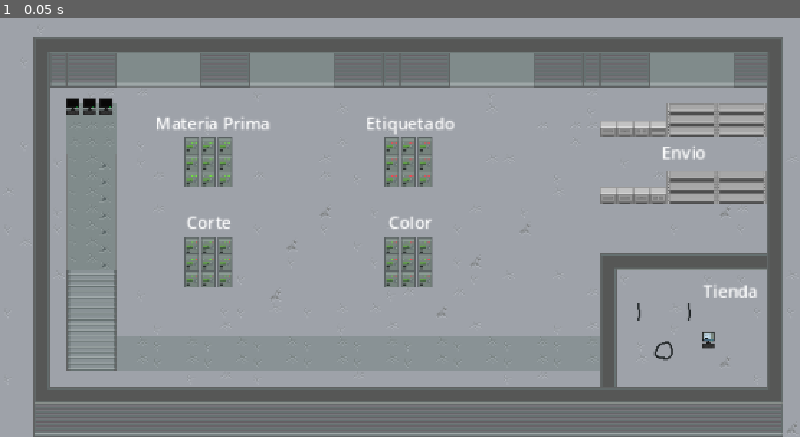
Above: before the commit, frame 1.
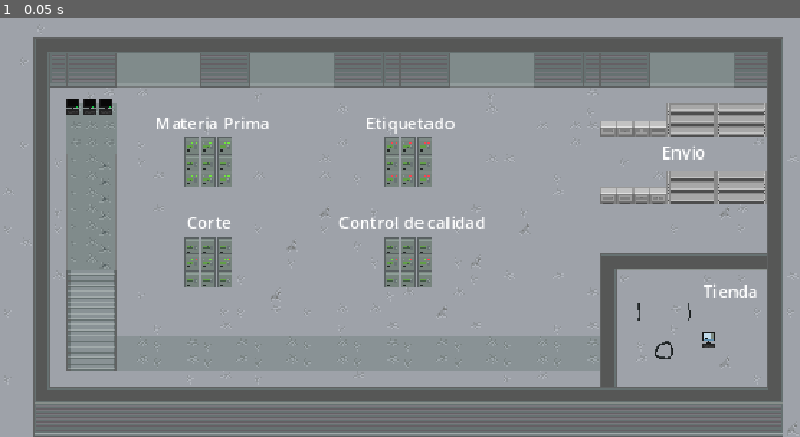
Above: after the commit, the same moment.

Repository: Fet-bleh/Mini-mermelada
Game: Godot game, scene res://node_2d.tscn
The game is run twice, just before and just after one commit, with the same random seed, the same clock (stepped at 60 frames per second) and the same inputs.
Inputs:
- Up to frame 1 (0.05 s): no input

The runs differ from the first frame. In frame 1, 1.0% of the frame differs, in the area x 8-96%, y 19-83%.

Commit message:
name+basemaquina
polnito

Diff:
--- /dev/null
+++ b/BaseMaquina.tscn
@@ -0,0 +1,18 @@
+[gd_scene format=3 uid="uid://cy38aoo3vhijo"]
+
+[ext_resource type="Script" uid="uid://n2u0vepuigie" path="res://OpenMachineState.gd" id="1_q03cx"]
+
+[sub_resource type="RectangleShape2D" id="RectangleShape2D_7i21o"]
+size = Vector2(1150, 646)
+
+[node name="BaseMaquina1" type="Node2D" unique_id=1196690787]
+
+[node name="AreaMaquina1" type="Area2D" parent="." unique_id=1761826244]
+position = Vector2(482, 253)
+
+[node name="ColisionMaquina1" type="CollisionShape2D" parent="AreaMaquina1" unique_id=779081971]
+position = Vector2(95, 72)
+shape = SubResource("RectangleShape2D_7i21o")
+script = ExtResource("1_q03cx")
+
+[connection signal="input_event" from="AreaMaquina1" to="AreaMaquina1/ColisionMaquina1" method="_on_area_maquina_input_event"]
--- /dev/null
+++ b/OpenMachineState.gd
@@ -0,0 +1,17 @@
+extends CollisionShape2D
+
+
+# Called when the node enters the scene tree for the first time.
+func _ready():
+	pass # Replace with function body.
+
+
+# Called every frame. 'delta' is the elapsed time since the previous frame.
+func _process(delta):
+	pass
+
+
+
+
+func _on_area_maquina_input_event(viewport, event, shape_idx):
+	if event is InputEventMouseButton and event.button_index == MOUSE_BUTTON_LEFT:
--- /dev/null
+++ b/main.gd
@@ -0,0 +1,19 @@
+extends Node2D
+
+var hand_cursor
+# Called when the node enters the scene tree for the first time.
+func _ready():
+	pass # Replace with function body.
+
+
+# Called every frame. 'delta' is the elapsed time since the previous frame.
+func _process(delta):
+	pass
+
+#mouse de mano cuando entra en un area, conectar cuando cree un objeto ##obj.mouse_entered.connect(area2d_mouse_enter)
+func area2d_mouse_enter():
+	Input.set_default_cursor_shape(Input.CURSOR_POINTING_HAND)
+
+#mouse de mano cuando sale de un area, conectar cuando cree un objeto  ##obj.mouse_exited.connect(area2d_mouse_exit)
+func area2d_mouse_exit():
+	Input.set_default_cursor_shape(Input.CURSOR_ARROW)
--- a/node_2d.tscn
+++ b/node_2d.tscn
@@ -1,5 +1,6 @@
 [gd_scene format=4 uid="uid://x1wvilaj5t35"]
 
+[ext_resource type="Script" uid="uid://dhs3qmfg6m3m5" path="res://main.gd" id="1_0e48y"]
 [ext_resource type="Texture2D" uid="uid://xsmogrhr1apq" path="res://Assets/factory_tileset.png" id="1_wtcfe"]
 
 [sub_resource type="TileSetAtlasSource" id="TileSetAtlasSource_wtcfe"]
@@ -1411,8 +1412,9 @@
 [sub_resource type="TileSet" id="TileSet_7i21o"]
 sources/4 = SubResource("TileSetAtlasSource_wtcfe")
 
-[node name="Node2D" type="Node2D" unique_id=1979521281]
+[node name="Main" type="Node2D" unique_id=1979521281]
 scale = Vector2(1.5, 1.5)
+script = ExtResource("1_0e48y")
 
 [node name="TileMapLayer" type="TileMapLayer" parent="." unique_id=1498123287]
 tile_map_data = PackedByteArray("AACeAD4ABAACAA4AAAD+//3/BAAAAA4AAAD+//7/BAAAAA4AAAD+////BAAAAA4AAAD+/wAABAAAAA4AAAD+/w …(60320 unchanged characters)…
@@ -1424,42 +1426,42 @@
 
 [node name="NavigationObstacle2D" type="NavigationObstacle2D" parent="." unique_id=1760140344]
 
-[node name="Label" type="Label" parent="." unique_id=1209325431]
+[node name="Maquina1" type="Label" parent="." unique_id=1209325431]
 offset_left = 148.66667
 offset_top = 119.333336
 offset_right = 259.6667
 offset_bottom = 142.33334
 text = "Materia Prima"
 
-[node name="Label2" type="Label" parent="." unique_id=866569263]
+[node name="Maquina2" type="Label" parent="." unique_id=866569263]
 offset_left = 179.33334
 offset_top = 214.0
 offset_right = 290.33334
 offset_bottom = 237.0
 text = "Corte"
 
-[node name="Label3" type="Label" parent="." unique_id=2135032383]
-offset_left = 372.6667
+[node name="Maquina3" type="Label" parent="." unique_id=2135032383]
+offset_left = 325.33334
 offset_top = 214.0
-offset_right = 483.6667
-offset_bottom = 237.0
-text = "Color"
+offset_right = 466.33334
+offset_bottom = 237.33334
+text = "Control de calidad"
 
-[node name="Label4" type="Label" parent="." unique_id=1659384104]
+[node name="Maquina4" type="Label" parent="." unique_id=1659384104]
 offset_left = 350.6667
 offset_top = 119.33333
 offset_right = 461.6667
 offset_bottom = 142.33333
 text = "Etiquetado"
 
-[node name="Label5" type="Label" parent="." unique_id=860681727]
+[node name="Maquina5" type="Label" parent="." unique_id=860681727]
 offset_left = 634.6667
 offset_top = 146.66667
 offset_right = 745.6667
 offset_bottom = 169.66667
 text = "Envio"
 
-[node name="Label6" type="Label" parent="." unique_id=1845212636]
+[node name="Tienda" type="Label" parent="." unique_id=1845212636]
 offset_left = 674.6667
 offset_top = 280.0
 offset_right = 722.0
--- a/project.godot
+++ b/project.godot
@@ -26,4 +26,5 @@
 
 [rendering]
 
+textures/canvas_textures/default_texture_filter=0
 rendering_device/driver.windows="d3d12"
Not shown, added: OpenMachineState.gd.uid
Not shown, added: main.gd.uid
